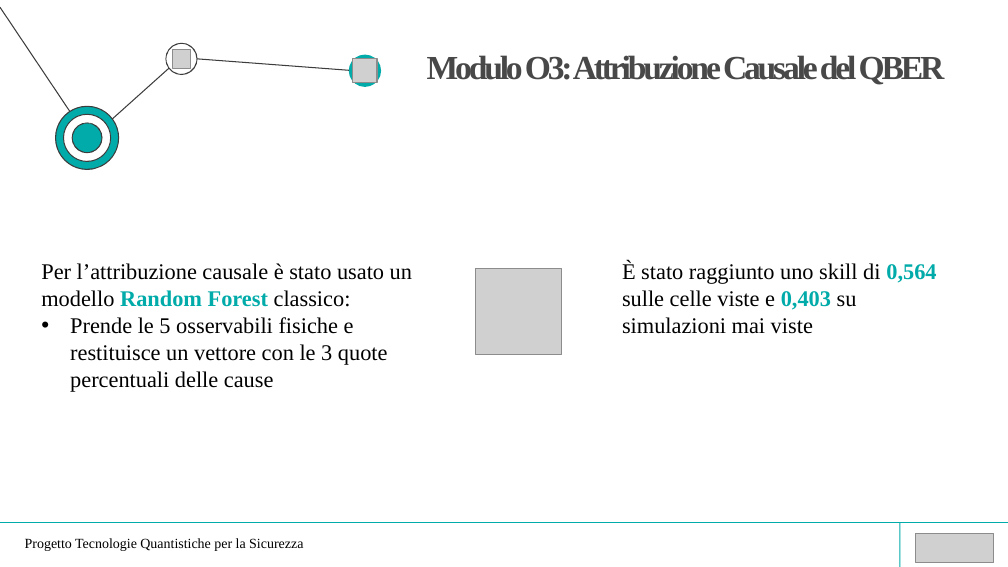
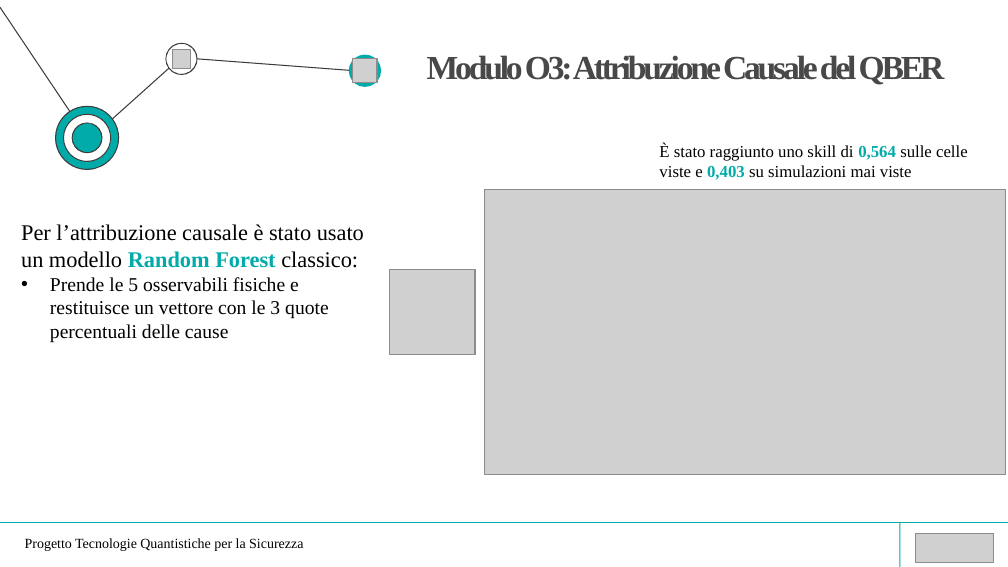
Before and after one commit to nf0101/qgan-qber, a slide deck: slide 12 of docs/presentazione.pptx (slide 13 before the commit). Drawn at 1008x567 pixels with LibreOffice and Linux fonts; fonts in the diff are those of the drawing; grey boxes stand for pictures. Boxes give left, top, right and bottom in pixels: in the first picture for what was removed or moved away, otherwise in the second. Text is boxed around its words. In the diff, an @@ line names an element or a change of style, - is before the commit and + after.

```diff
--- a/docs/presentazione.pptx
+++ b/docs/presentazione.pptx
@@ text "È stato raggiunto uno skill ...": place and size @@
-text "È stato raggiunto uno skill ..." at [622,262,936,334]
+text "È stato raggiunto uno skill ..." at [659,143,968,180]
@@ text "È stato raggiunto uno skill ..." at [659,143,968,180]: size 16 to 12 pt @@
@@ picture added at [484,190,1005,474] @@
@@ text "Per l’attribuzione causale è stato ...": place and size @@
-text "Per l’attribuzione causale è stato ..." at [41,263,412,392]
+text "Per l’attribuzione causale è stato ..." at [21,224,364,343]
@@ picture: place and size @@
-picture at [476,268,561,354]
+picture at [389,269,475,355]
@@ text at [50,277,329,343]: size 16 to 14 pt in "Prende le 5 osservabili fisiche e restituisce ..." @@
```
Also in this commit, not shown: 3 other slides changed, 1 slide removed, 1 other file.
